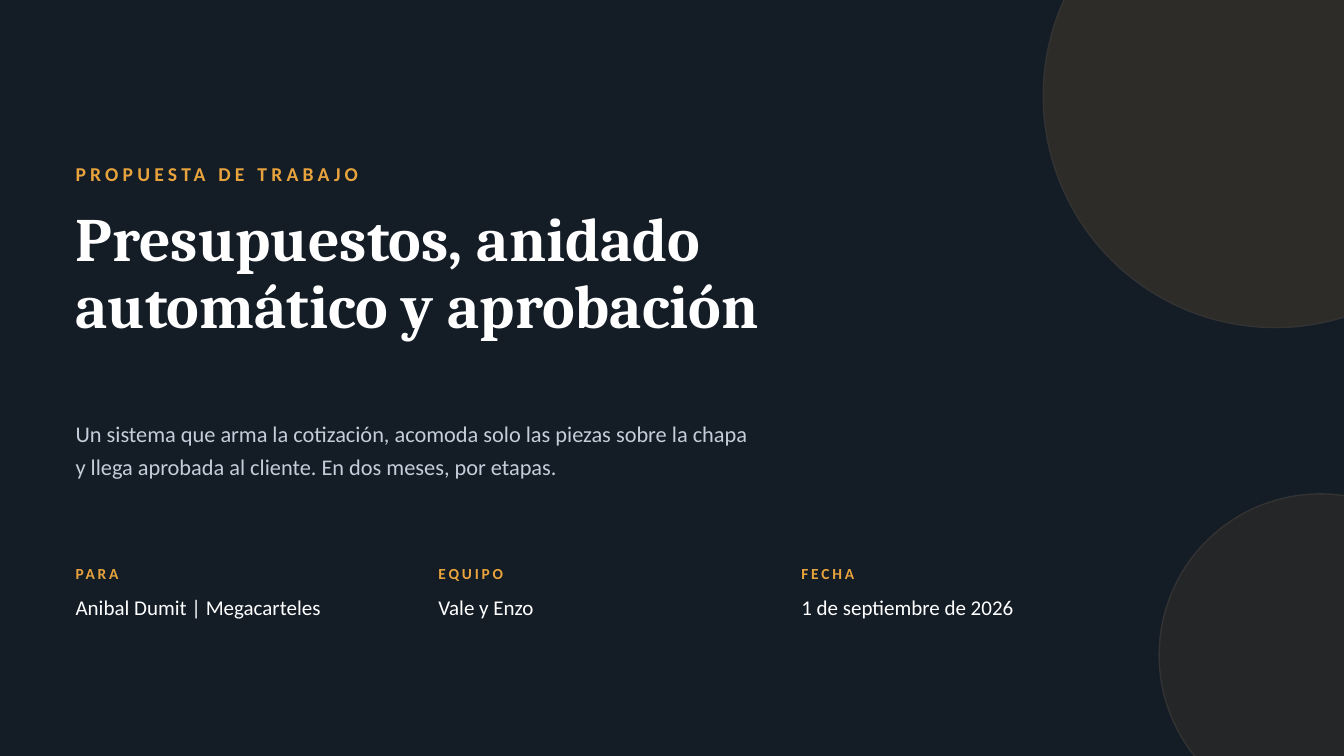
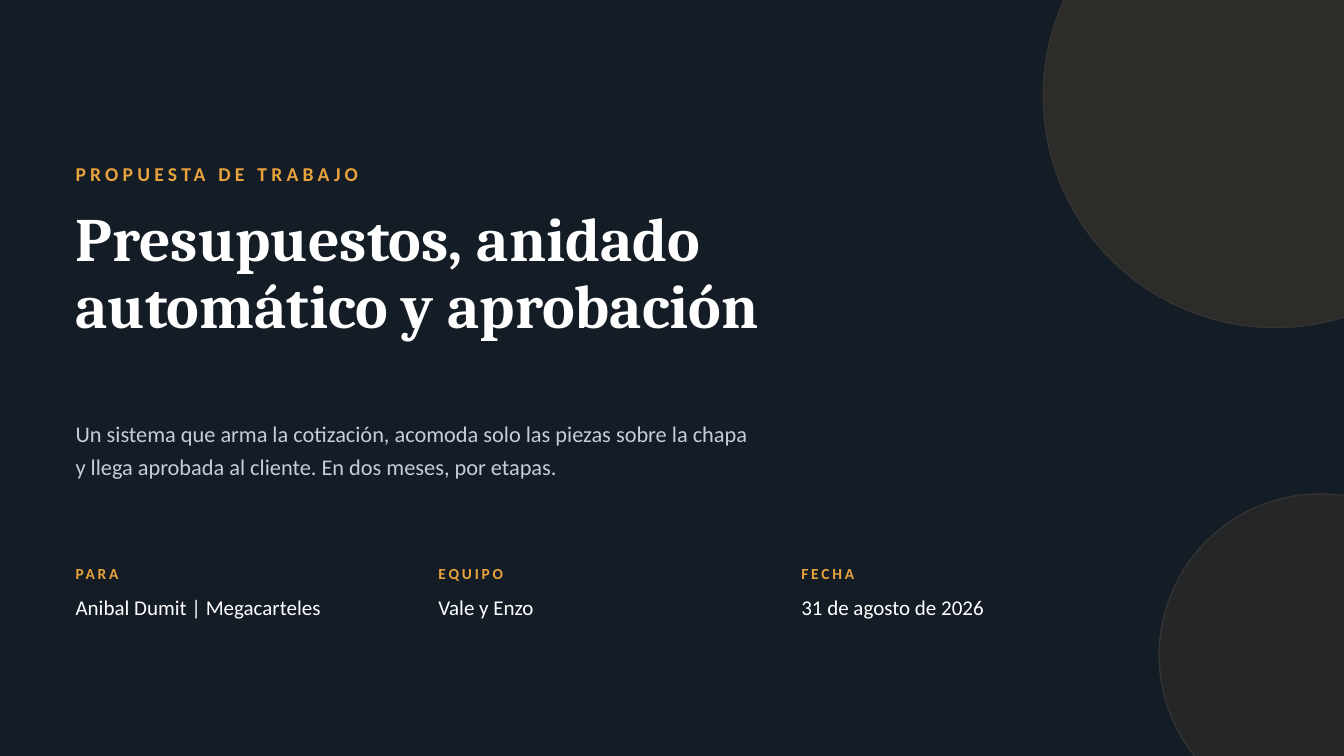
Before and after one commit to enzopazzelli/carteleria, a slide deck: slide 1 of docs/presentaciones/Propuesta-cliente-cartel.pptx. Drawn at 1344x756 pixels with LibreOffice and Linux fonts; fonts in the diff are those of the drawing. Boxes give left, top, right and bottom in pixels: in the first picture for what was removed or moved away, otherwise in the second. Text is boxed around its words. In the diff, an @@ line names an element or a change of style, - is before the commit and + after.

```diff
--- a/docs/presentaciones/Propuesta-cliente-cartel.pptx
+++ b/docs/presentaciones/Propuesta-cliente-cartel.pptx
@@ text at (x1=801, y1=600, x2=984, y2=619): text changed @@
-1 de septiembre de 2026
+31 de agosto de 2026
```
Also in this commit, not shown: 1 slide added, 1 other file.
